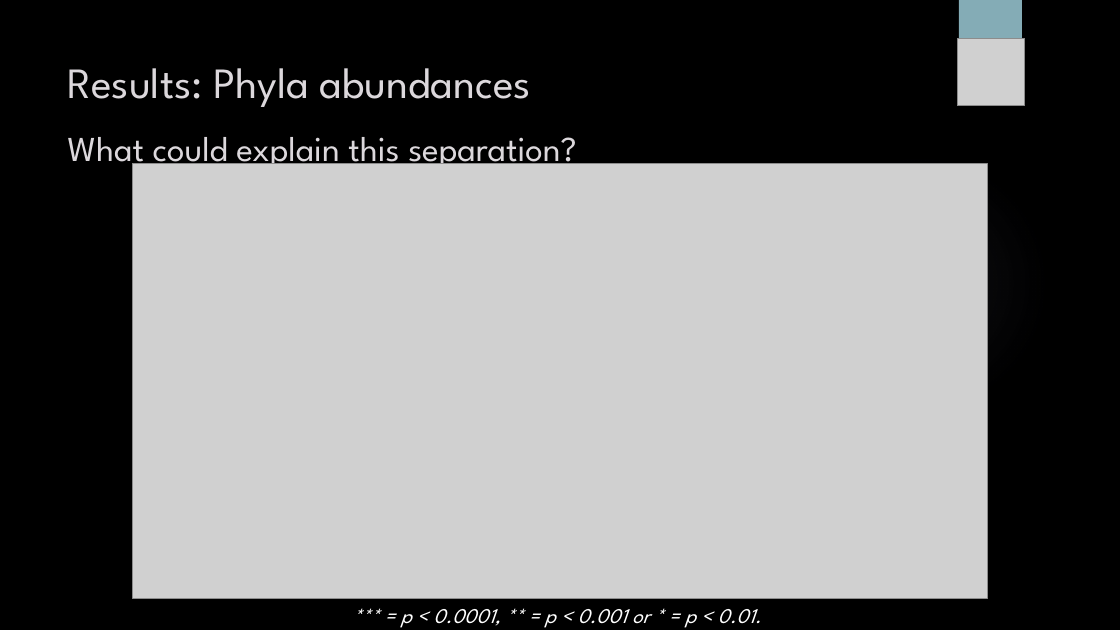
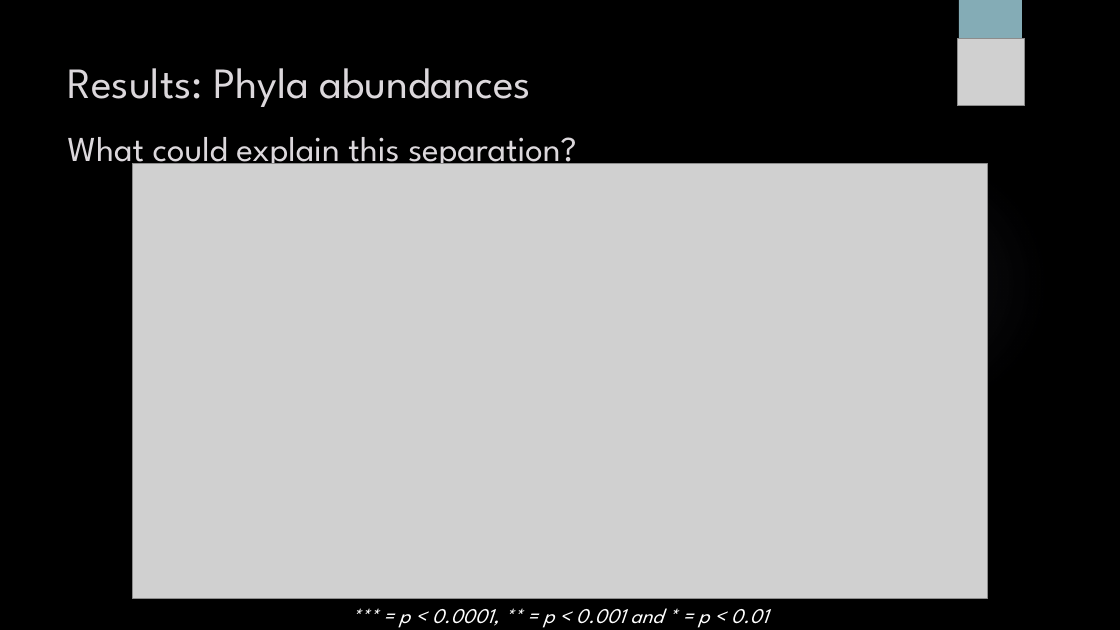
Before and after one commit to sabdeolive/Sabrina_BMS_Bachelor-Internship, a slide deck: slide 10 of Final Presentation.pptx. Drawn at 1120x630 pixels with LibreOffice and Linux fonts; fonts in the diff are those of the drawing; grey boxes stand for pictures; background and template pictures are left out. Boxes give left, top, right and bottom in pixels: in the first picture for what was removed or moved away, otherwise in the second. Text is boxed around its words. In the diff, an @@ line names an element or a change of style, - is before the commit and + after.

```diff
--- a/Final Presentation.pptx
+++ b/Final Presentation.pptx
@@ text at [399, 609, 768, 628]: text changed @@
-*** = p < 0.0001, ** = p < 0.001 or * = p < 0.01.
+*** = p < 0.0001, ** = p < 0.001 and * = p < 0.01
```
Also in this commit, not shown: 13 other slides changed.
